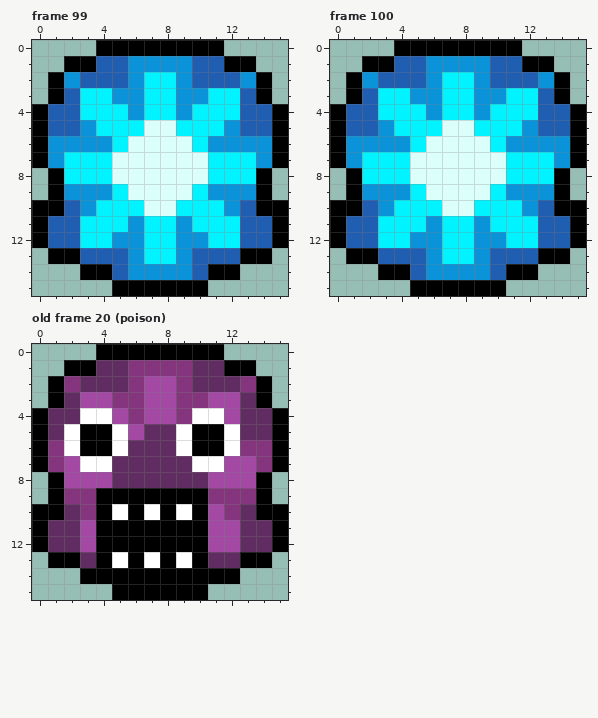
File history of a pixel-art file, ExternalAssets/Buffs.ase. This is how it looked before the edit.
16x16 pixels, 326 frames. Colours within 5 levels of each other are drawn and written as one. Shown: frame 99, frame 100, old frame 20 (poison). The commit also changed other frames, which this record leaves out.
And afterwards:
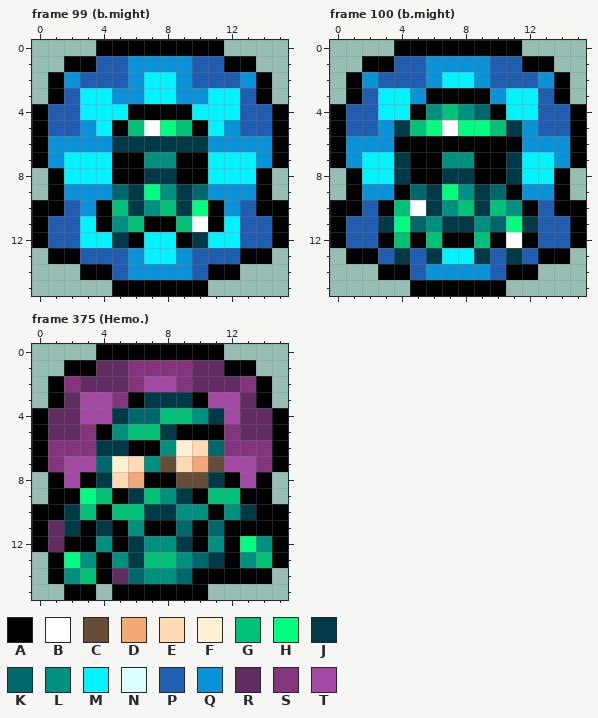
Palette (. is transparent): A #000000  B #ffffff  C #664d37  D #f2a976  E #ffd9b1  F #fff0d2  G #00c379  H #00ff80  J #003a48  K #00686d  L #009180  M #00f3ff  N #dbfffa  P #1f5eb1  Q #0a93d8  R #612c61  S #84357d  T #a349a4
A new or re-ordered frame is compared with the old frame closest to it.
Change:
frames 326 -> 375
--- frame 99 (b.might), layer "Foreground"
@@ x 0..15 @@
  3 .APMMQQMMQQMMPA.
- 4 APPMMMQMMQMMMPPA
- 5 APPQMMMNNMMMQPPA
- 6 AQQQQMNNNNMQQQQA
- 7 AQMMMNNNNNNMMMQA
- 8 .AMMMNNNNNNMMMA.
- 9 .AQQQMNNNNMQQQA.
-10 AAPQMMMNNMMMQPAA
-11 APPMMMQMMQMMMPPA
-12 APPMMQQMMQQMMPPA
+ 4 APPMMMAAAAMMMPPA
+ 5 APPQMAGBHGAMQPPA
+ 6 AQQQQJJJJJJQQQQA
+ 7 AQMMMAALLAAMMMQA
+ 8 .AMMMAAJJAAMMMA.
+ 9 .AQQQKJHLJKQQQA.
+10 AAPQAGJLGJHAQPAA
+11 APPMALGAAGBAMPPA
+12 APPMMJAMMAJMMPPA
 13 .AAPPPQMMQPPPAA.
--- frame 100 (b.might), layer "Foreground"
@@ x 0..15 @@
  2 .AQPPPQMMQPPPQA.
- 3 .APMMQQMMQQMMPA.
- 4 APPMMMQMMQMMMPPA
- 5 APPQMMMNNMMMQPPA
- 6 AQQQQMNNNNMQQQQA
- 7 AQMMMNNNNNNMMMQA
- 8 .AMMMNNNNNNMMMA.
- 9 .AQQQMNNNNMQQQA.
-10 AAPQMMMNNMMMQPAA
-11 APPMMMQMMQMMMPPA
-12 APPMMQQMMQQMMPPA
-13 .AAPPPQMMQPPPAA.
+ 3 .APMMQAAAAQMMPA.
+ 4 APPMMALGLKAMMPPA
+ 5 APPQJGHBHHGJQPPA
+ 6 AQQQAAAAAAAAQQQA
+ 7 AQMMJAALLAAJMMQA
+ 8 .AMMJAAJJAAJMMA.
+ 9 .AQQAKJHLJKAQQA.
+10 AAPAGBJLGJGLAPAA
+11 APPJHKLJJLKHJPPA
+12 APPAGAGAAGABAPPA
+13 .AAPJPJMMJPJPAA.
 14 ...AAPQQQQPAA...
--- frame 375 (Hemo.) is new; against old frame 20 (poison), layer "Foreground"
@@ x 0..15 @@
  2 .ASRRRSTTSRRRSA.
- 3 .ARTTSSTTSSTTRA.
- 4 ARRBBTSTTSBBTRRA
- 5 ARBAABTRRBAABRRA
- 6 ASBAABRRRBAABSSA
- 7 ASTBBRRRRRBBTTSA
- 8 .ATTTRRRRRRTTTA.
- 9 .ASSAAAAAAASSSA.
-10 AARSABABABATSRAA
-11 ARRTAAAAAAATTRRA
-12 ARRTAAAAAAATTRRA
-13 .AARABABABARRAA.
-14 ...AAAAAAAAAA...
-15 .....AAAAAA.....
+ 3 .ARTTSAJJJATTRA.
+ 4 ARRTTJKKGGLJTRRA
+ 5 ARRSALGGJAAASRRA
+ 6 ASSSJJAALFEKSSSA
+ 7 ASTTKFELCEDCTTSA
+ 8 .ATAJEDAACCJATA.
+ 9 .AAHGAJGLJAGGAA.
+10 AAJGAGGJJLLALJAA
+11 ARJAJALAAKAKAAAA
+12 ARAALAJLLJALAHLA
+13 .AHLALJGGLKJALGA
+14 .ALGARKLLKAAAAA.
+15 ..AA.AAAAAA.....
Pixel boxes of the changes (left, top, right, bottom) in both pictures:
changed: (96, 104, 224, 248)
changed: (378, 88, 538, 264)
changed: (48, 392, 288, 600)
